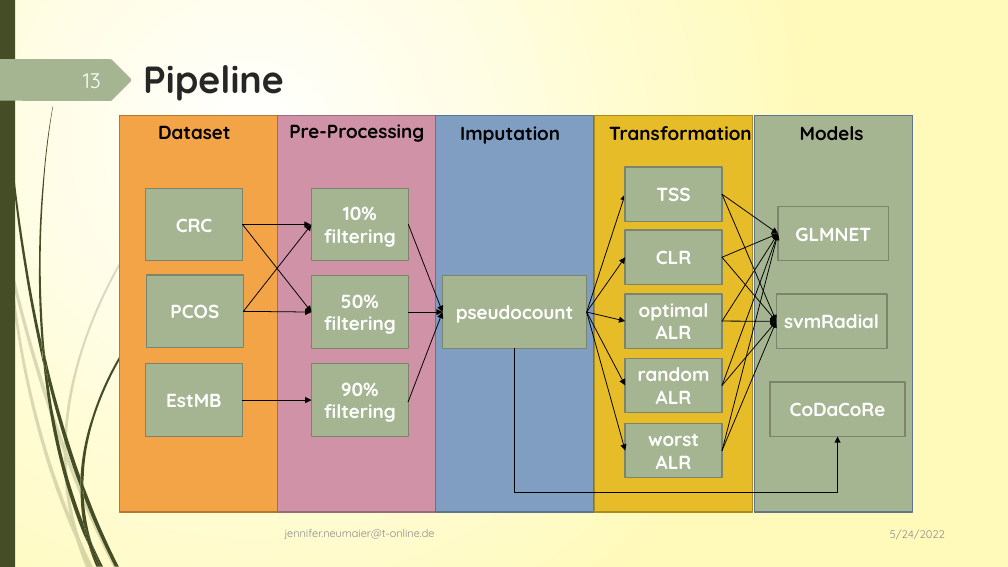
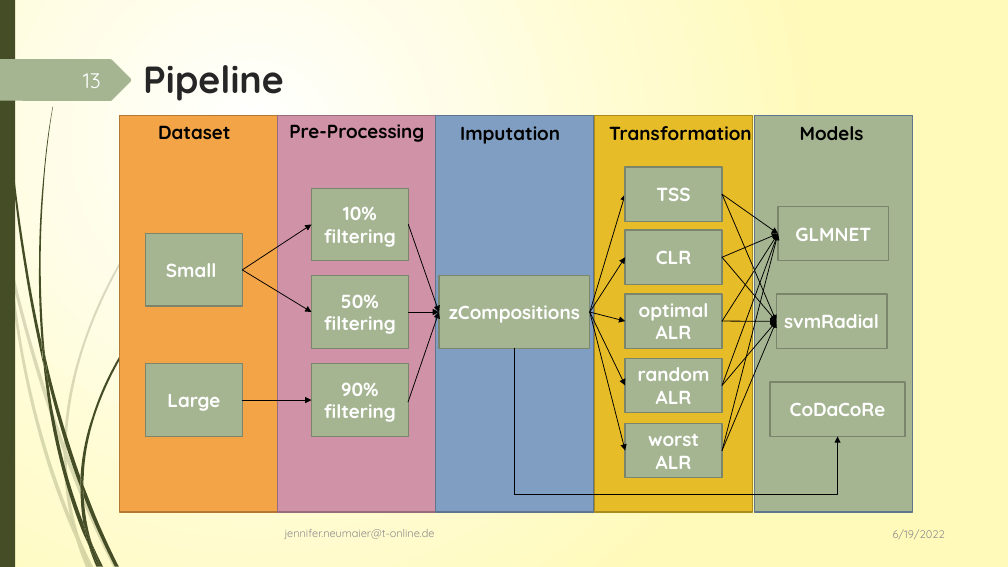
Before and after one commit to JenniferNeumaier/ml_coda, a slide deck: slide 13 of doc/Project_structure_notes.pptx. Drawn at 1008x567 pixels with LibreOffice and Linux fonts; fonts in the diff are those of the drawing. Boxes give left, top, right and bottom in pixels: in the first picture for what was removed or moved away, otherwise in the second. Text is boxed around its words. In the diff, an @@ line names an element or a change of style, - is before the commit and + after.

```diff
--- a/doc/Project_structure_notes.pptx
+++ b/doc/Project_structure_notes.pptx
@@ rectangle "Small": place and size @@
-rectangle "Small" at box(146, 188, 243, 261)
+rectangle "Small" at box(145, 234, 242, 306)
@@ arrow moved from (243, 225) - (311, 225) to (243, 270) - (312, 225) @@
@@ arrow removed from (243, 312) to (312, 225) @@
@@ text in rectangle at box(166, 263, 217, 277): text changed @@
-CRC
+Small
@@ rectangle removed at box(147, 275, 243, 348) @@
-PCOS
@@ arrow moved from (243, 225) - (312, 312) to (243, 270) - (312, 312) @@
@@ arrow removed from (243, 312) to (312, 312) @@
@@ 3 arrows: place and size @@
-3 arrows at box(408, 225, 442, 402)
+3 arrows at box(408, 225, 439, 402)
@@ text in rectangle at box(449, 305, 580, 323): text changed @@
-pseudocount
+zCompositions
@@ 5 arrows: place and size @@
-5 arrows at box(587, 194, 625, 451)
+5 arrows at box(590, 194, 625, 451)
@@ elbow arrow (514, 349) - (838, 436): route changed @@
@@ text in rectangle at box(167, 394, 220, 411): text changed @@
-EstMB
+Large
@@ text at box(893, 529, 945, 539): text changed @@
-5/24/2022
+6/19/2022
```
Also in this commit, not shown: 27 other slides changed, 51 other files.
